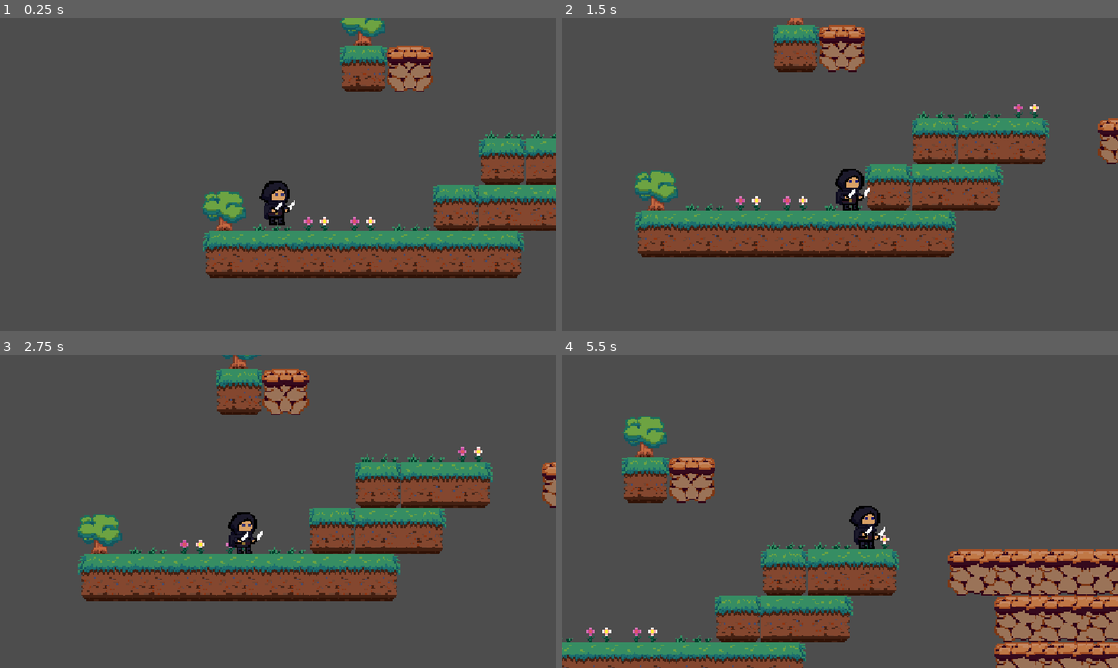
Above: before the commit, frames 1-4 (two rows, left to right).
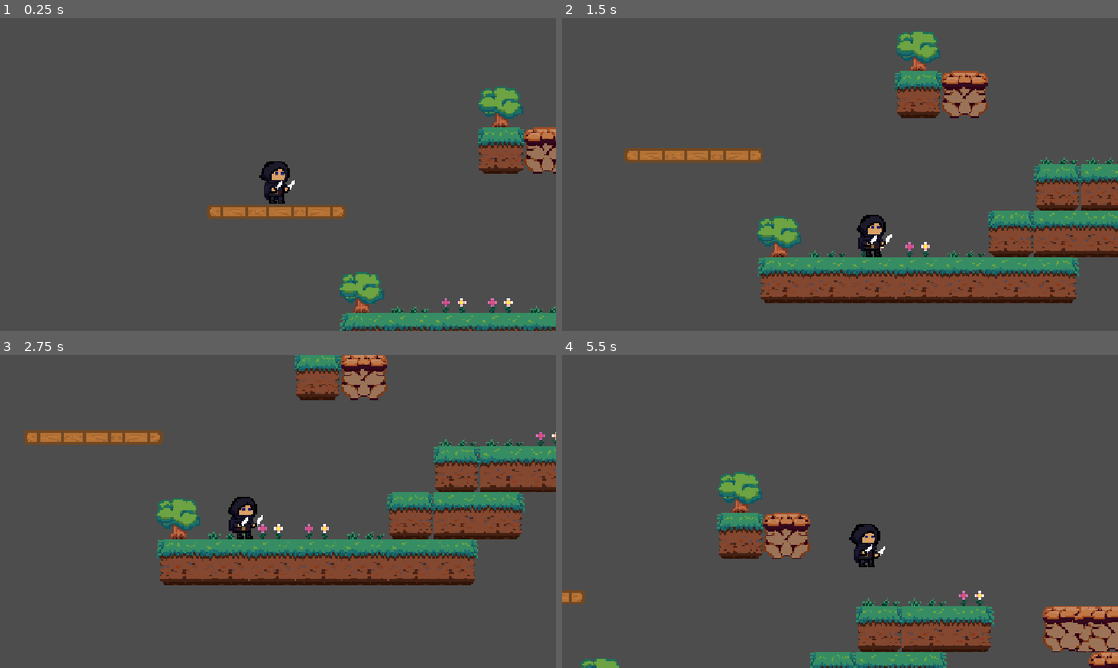
Above: after the commit, the same moments.

Repository: clrkxd/assassins-indeed
Game: Godot game, scene res://scenes/game.tscn
Two runs of this game, one before a commit and one after it. Both use one fixed random seed, a clock stepped at 60 frames per second and the inputs below.
Inputs:
- Up to frame 1 (0.25 s): no input
- Up to frame 2 (1.5 s): tap Enter (ui_accept) at 0.5, 0.77 s; hold Right (ui_right) from 0.53 s (still down)
- Up to frame 3 (2.75 s): tap Enter (ui_accept) at 1.52 s; release Right (ui_right) at 2.03 s; hold Left (ui_left) from 2.03 s (still down)
- Up to frame 4 (5.5 s): release Left (ui_left) at 2.78 s; hold Right (ui_right) 2.78-4.28 s; tap Enter (ui_accept) at 3.02, 3.77, 4.52 s; hold Left (ui_left) 4.28-5.03 s; hold Right (ui_right) from 5.03 s (still down)

The runs differ from the first frame. In frame 1, 23% of the frame differs, in the area x 36-100%, y 0-100%; in frame 2, 38%, in the area x 11-100%, y 0-92%; in frame 3, 30%; in frame 4, 31%.

Commit message:
added moving platforms

Diff:
--- a/scenes/game.tscn
+++ b/scenes/game.tscn
@@ -2,6 +2,7 @@
 
 [ext_resource type="PackedScene" uid="uid://d1l85213apji3" path="res://scenes/player.tscn" id="1_uwrxv"]
 [ext_resource type="Texture2D" uid="uid://coxy1obuyje0" path="res://assets/tileset/scenery01.png" id="2_yqjtg"]
+[ext_resource type="PackedScene" uid="uid://d3q1lcotln63l" path="res://scenes/platform.tscn" id="3_lnu2h"]
 
 [sub_resource type="TileSetAtlasSource" id="TileSetAtlasSource_lnu2h"]
 texture = ExtResource("2_yqjtg")
@@ -47,6 +48,83 @@
 physics_layer_0/collision_layer = 1
 sources/0 = SubResource("TileSetAtlasSource_lnu2h")
 
+[sub_resource type="Animation" id="Animation_lnu2h"]
+length = 3.0000000000000004
+loop_mode = 2
+tracks/0/type = "value"
+tracks/0/imported = false
+tracks/0/enabled = true
+tracks/0/path = NodePath(".:position")
+tracks/0/interp = 1
+tracks/0/loop_wrap = true
+tracks/0/keys = {
+"times": PackedFloat32Array(0),
+"transitions": PackedFloat32Array(1),
+"update": 0,
+"values": [Vector2(2149, 165)]
+}
+
+[sub_resource type="Animation" id="Animation_lbhrr"]
+resource_name = "side_move"
+length = 2.0
+loop_mode = 2
+tracks/0/type = "value"
+tracks/0/imported = false
+tracks/0/enabled = true
+tracks/0/path = NodePath(".:position")
+tracks/0/interp = 1
+tracks/0/loop_wrap = true
+tracks/0/keys = {
+"times": PackedFloat32Array(0, 2),
+"transitions": PackedFloat32Array(1, 1),
+"update": 0,
+"values": [Vector2(1733, -91), Vector2(1859, -91)]
+}
+
+[sub_resource type="AnimationLibrary" id="AnimationLibrary_iywne"]
+_data = {
+&"RESET": SubResource("Animation_lnu2h"),
+&"side_move": SubResource("Animation_lbhrr")
+}
+
+[sub_resource type="Animation" id="Animation_iywne"]
+length = 0.001
+tracks/0/type = "value"
+tracks/0/imported = false
+tracks/0/enabled = true
+tracks/0/path = NodePath(".:position")
+tracks/0/interp = 1
+tracks/0/loop_wrap = true
+tracks/0/keys = {
+"times": PackedFloat32Array(0),
+"transitions": PackedFloat32Array(1),
+"update": 0,
+"values": [Vector2(2148, 164)]
+}
+
+[sub_resource type="Animation" id="Animation_p57ef"]
+resource_name = "vertical"
+length = 3.0000000000000004
+loop_mode = 2
+tracks/0/type = "value"
+tracks/0/imported = false
+tracks/0/enabled = true
+tracks/0/path = NodePath(".:position")
+tracks/0/interp = 1
+tracks/0/loop_wrap = true
+tracks/0/keys = {
+"times": PackedFloat32Array(0, 3),
+"transitions": PackedFloat32Array(1, 1),
+"update": 0,
+"values": [Vector2(2148, 164), Vector2(2148, -92)]
+}
+
+[sub_resource type="AnimationLibrary" id="AnimationLibrary_u5sy4"]
+_data = {
+&"RESET": SubResource("Animation_iywne"),
+&"vertical": SubResource("Animation_p57ef")
+}
+
 [node name="Game" type="Node2D" unique_id=1079914396]
 position = Vector2(0, -4)
 
@@ -57,9 +135,26 @@
 layer_0/tile_data = PackedInt32Array(65537, 65536, 0, 65536, 65536, 0, 65538, 65536, 0, 65539, 65536, 0, 131071, 0, 0,  …(4784 unchanged characters)…
 
 [node name="Player" parent="." unique_id=1727688568 instance=ExtResource("1_uwrxv")]
-position = Vector2(40, 30)
+position = Vector2(-55, -22)
 
 [node name="Camera2D" type="Camera2D" parent="Player" unique_id=1706648720]
 position = Vector2(1, -16)
 zoom = Vector2(3, 3)
 position_smoothing_enabled = true
+
+[node name="Platform" parent="." unique_id=1499004820 instance=ExtResource("3_lnu2h")]
+position = Vector2(-55, -7)
+
+[node name="Platform2" parent="." unique_id=656993668 instance=ExtResource("3_lnu2h")]
+position = Vector2(2149, 165)
+
+[node name="AnimationPlayer" type="AnimationPlayer" parent="Platform2" unique_id=1267585723]
+libraries/ = SubResource("AnimationLibrary_iywne")
+autoplay = &"side_move"
+
+[node name="Platform3" parent="." unique_id=638547668 instance=ExtResource("3_lnu2h")]
+position = Vector2(2148, 164)
+
+[node name="AnimationPlayer" type="AnimationPlayer" parent="Platform3" unique_id=1465841728]
+libraries/ = SubResource("AnimationLibrary_u5sy4")
+autoplay = &"vertical"
--- /dev/null
+++ b/scenes/platform.tscn
@@ -0,0 +1,17 @@
+[gd_scene format=3 uid="uid://d3q1lcotln63l"]
+
+[ext_resource type="Texture2D" uid="uid://bt0mo5utysfin" path="res://assets/tileset/platform.png" id="1_ba0x2"]
+
+[sub_resource type="RectangleShape2D" id="RectangleShape2D_1vivr"]
+size = Vector2(96, 10)
+
+[node name="Platform" type="AnimatableBody2D" unique_id=1499004820]
+
+[node name="Sprite2D" type="Sprite2D" parent="." unique_id=889903212]
+texture = ExtResource("1_ba0x2")
+region_enabled = true
+region_rect = Rect2(0, 0, 96, 11.68148)
+
+[node name="CollisionShape2D" type="CollisionShape2D" parent="." unique_id=1482512528]
+shape = SubResource("RectangleShape2D_1vivr")
+one_way_collision = true
--- a/scenes/player.tscn
+++ b/scenes/player.tscn
@@ -39,6 +39,7 @@
 script = ExtResource("1_g2els")
 
 [node name="AnimatedSprite2D" type="AnimatedSprite2D" parent="." unique_id=674860328]
+z_index = 5
 position = Vector2(0, -16)
 sprite_frames = SubResource("SpriteFrames_8vrlf")
 animation = &"idle"
Binary file added: assets/tileset/platform.png
Not shown, added: assets/tileset/platform.png.import
